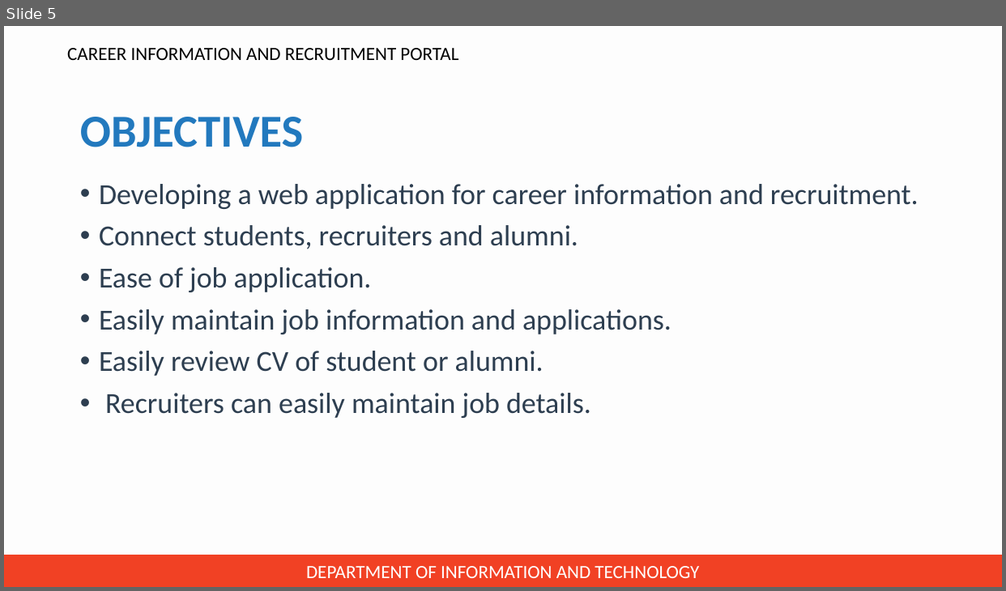
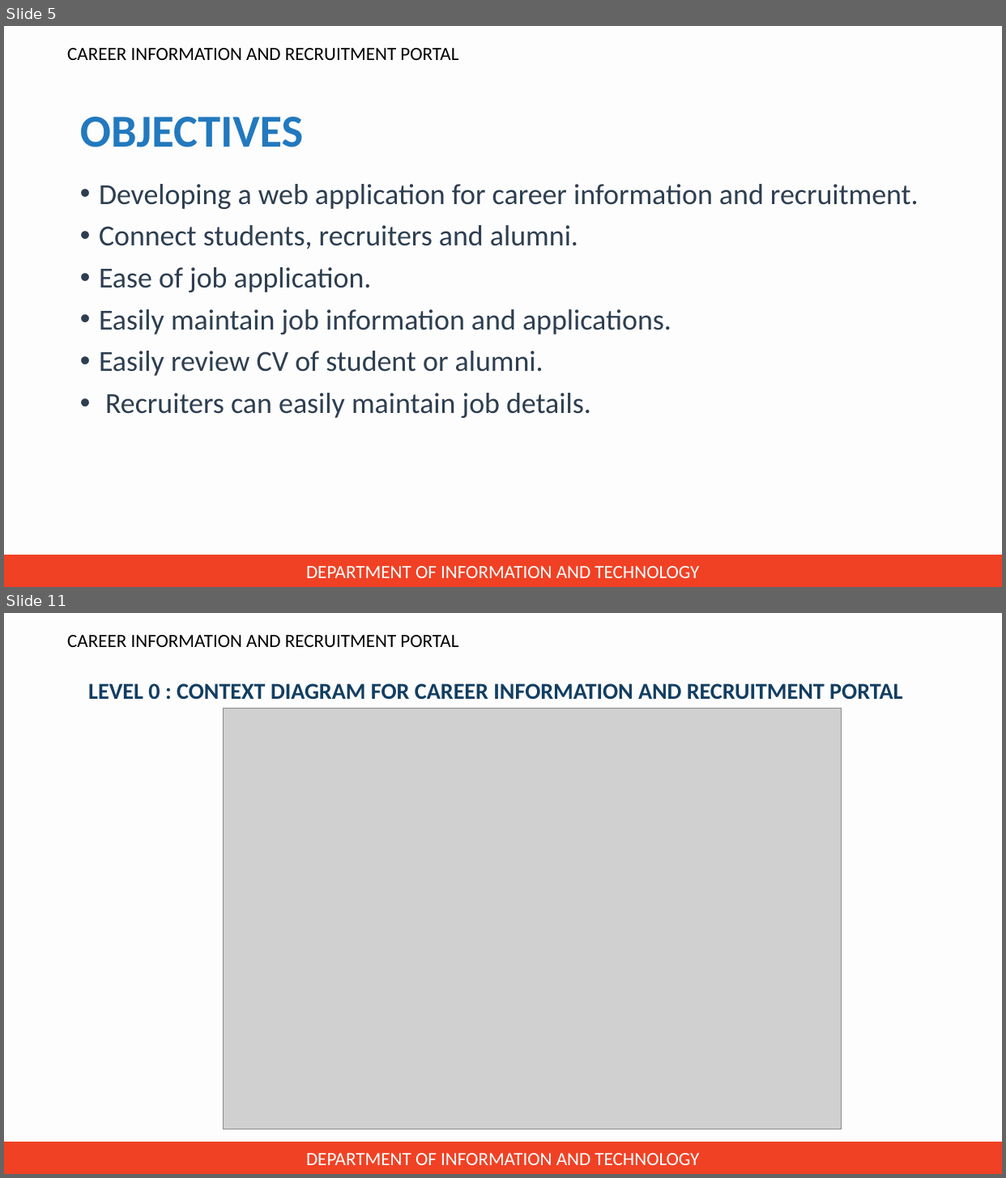
Before and after one commit to jincy-p-janardhanan/Career-Information-and-Recruitment-Portal, a slide deck: Presentation for zeroth review/PPT for zeroth review.pptx. Shown one above the other, each under a label of ours: slide 5 before the commit, slides 5 and 11 after it; the slides between them are not shown. The pictures are 1006x591 and 1006x1178 pixels, drawn with LibreOffice and Linux fonts; fonts in the diff are those of the drawing; grey boxes stand for pictures; background and template pictures are left out. Boxes give left, top, right and bottom in pixels: in the first picture for what was removed or moved away, otherwise in the second. Text is boxed around its words. In the diff, an @@ line names an element or a change of style, - is before the commit and + after.

```diff
--- a/Presentation for zeroth review/PPT for zeroth review.pptx
+++ b/Presentation for zeroth review/PPT for zeroth review.pptx
@@ slide 11 added at bbox=[4, 613, 1002, 1174], background #F2F2F2 at 9% opacity; not listed: 2 template elements that a slide beside it also shows @@
@@ text added at bbox=[88, 683, 902, 700], 22 pt, text #123E62, bold @@
+LEVEL 0 : CONTEXT DIAGRAM FOR CAREER INFORMATION AND RECRUITMENT PORTAL
@@ picture added at bbox=[224, 708, 841, 1129] @@
```
Also in this commit, not shown: 5 slides changed, 28 other slides added, 2 slides removed.
